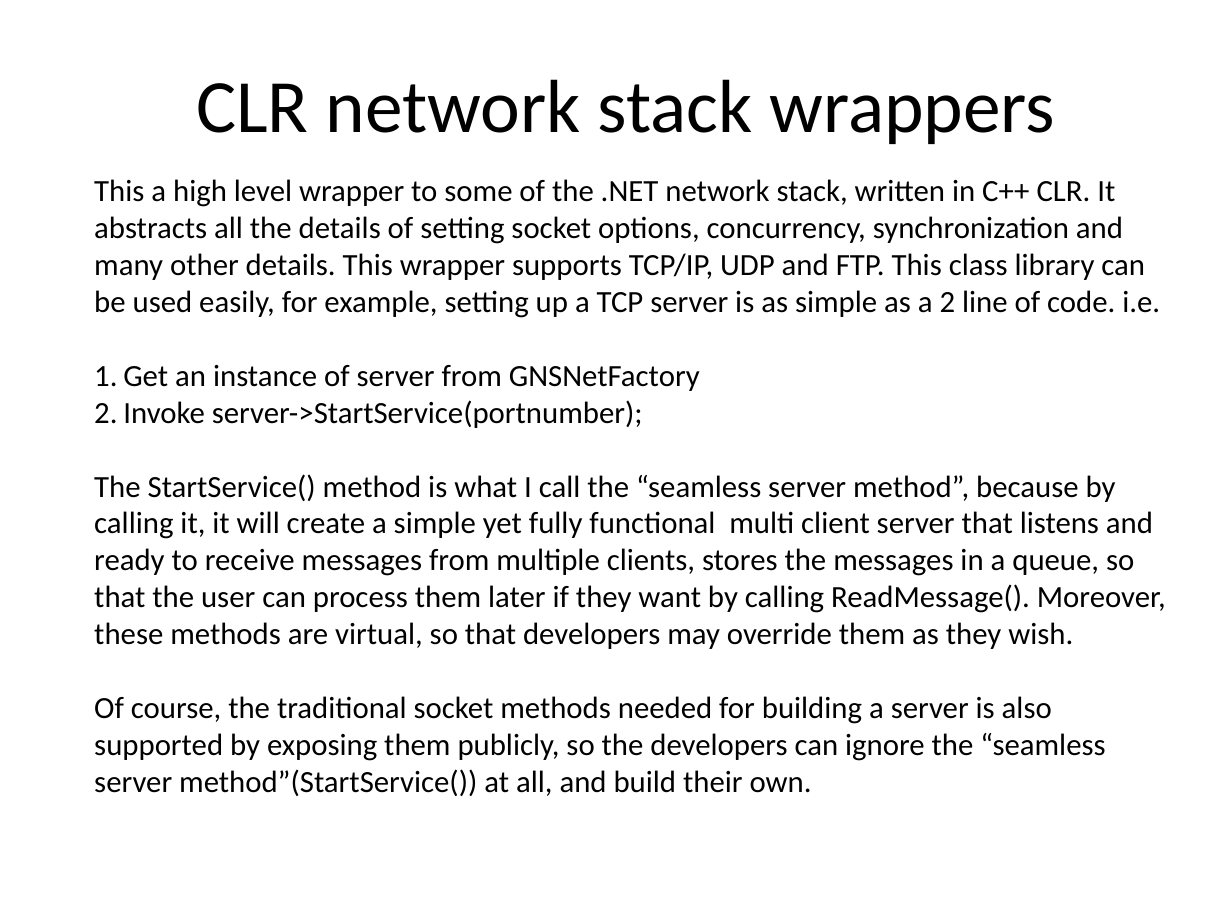
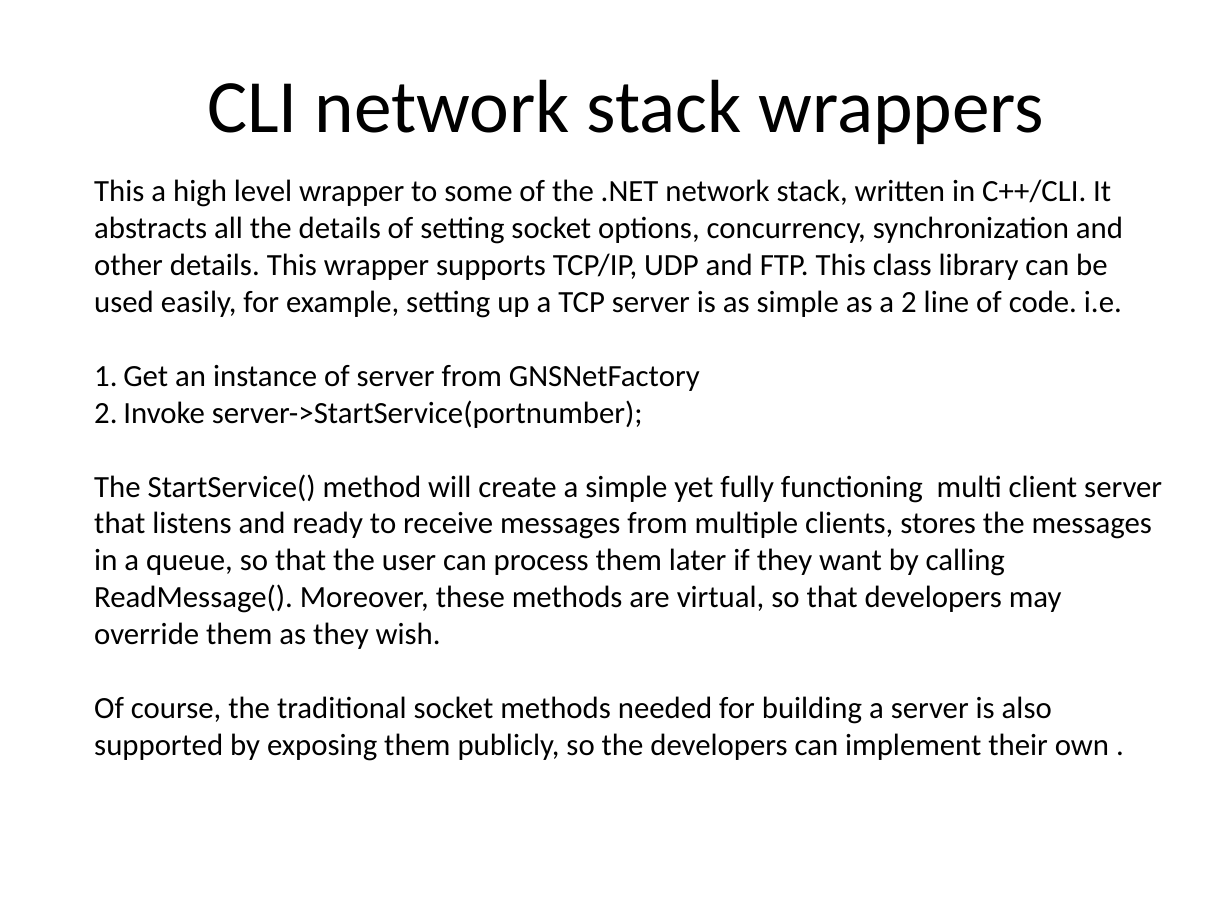
Before and after one commit to geraldselvino/GNSNet, a slide deck: slide 1 of presentation/HighLevelDesign&Usage.ppt. Drawn at 1232x924 pixels with LibreOffice and Linux fonts; fonts in the diff are those of the drawing. Boxes give left, top, right and bottom in pixels: in the first picture for what was removed or moved away, otherwise in the second. Text is boxed around its words. In the diff, an @@ line names an element or a change of style, - is before the commit and + after.

```diff
--- a/presentation/HighLevelDesign&Usage.ppt
+++ b/presentation/HighLevelDesign&Usage.ppt
@@ title at box(207, 79, 1044, 144): text changed @@
-CLR network stack wrappers
+CLI network stack wrappers
@@ text at box(94, 179, 1123, 318): text changed @@
-This a high level wrapper to some of the .NET network stack, written in C++ CLR. It abstracts all the details of setting socket options, concurrency, synchronization and many other details. This wrapper supports TCP/IP, UDP and FTP. This class library can be used easily, for example, setting up a TCP server is as simple as a 2 line of code. i.e.
+This a high level wrapper to some of the .NET network stack, written in C++/CLI. It abstracts all the details of setting socket options, concurrency, synchronization and other details. This wrapper supports TCP/IP, UDP and FTP. This class library can be used easily, for example, setting up a TCP server is as simple as a 2 line of code. i.e.
@@ text at box(94, 474, 1162, 761): text changed @@
-The StartService() method is what I call the “seamless server method”, because by calling it, it will create a simple yet fully functional multi client server that listens and ready to receive messages from multiple clients, stores the messages in a queue, so that the user can process them later if they want by calling ReadMessage(). Moreover, these methods are virtual, so that developers may override them as they wish.
-Of course, the traditional socket methods needed for building a server is also supported by exposing them publicly, so the developers can ignore the “seamless server method”(StartService()) at all, and build their own.
+The StartService() method will create a simple yet fully functioning multi client server that listens and ready to receive messages from multiple clients, stores the messages in a queue, so that the user can process them later if they want by calling ReadMessage(). Moreover, these methods are virtual, so that developers may override them as they wish.
+Of course, the traditional socket methods needed for building a server is also supported by exposing them publicly, so the developers can implement their own .
```
Also in this commit, not shown: 2 other slides changed, 19 other files.
